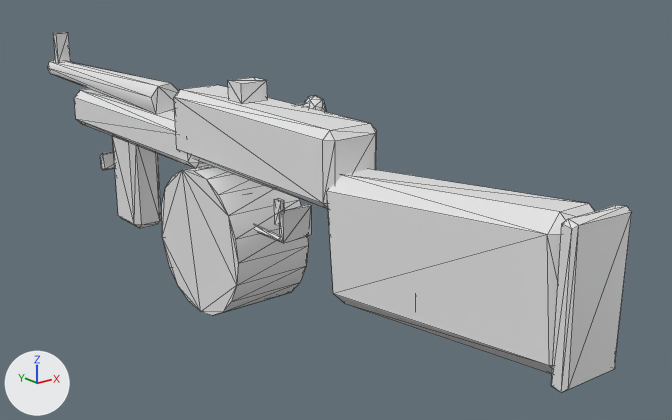
Renders of the glTF model ambush_loop/art/v2/models/thompson_lod1.glb from each side of a commit.
Camera for both pictures: a 50 mm camera at (-0.467, -0.658, 0.227) aimed at (0.08, 0.025, -0.046). The axes (+X, +Y, +Z) are drawn at lower left. The lights are the same throughout. The picture after the commit comes second. Mesh edges are drawn as thin lines. Vertices at exactly the same position are counted once.

Objects in the first picture: 'thompson_body.001'.
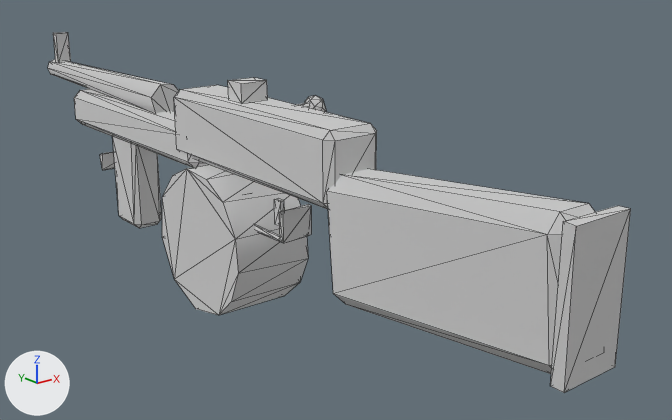
The change, as a diff of the scene's bpy script:
```diff
--- a/ambush_loop/art/v2/models/thompson_lod1.glb.py
+++ b/ambush_loop/art/v2/models/thompson_lod1.glb.py
@@ mat_v2_actor_atlas @@
+mat_v2_actor_atlas = principled_material('v2_actor_atlas')
+mat_v2_actor_atlas.base_color = (0.8, 0.8, 0.8)  # white #e7e7e7
+mat_v2_actor_atlas.metallic = 1.0
+mat_v2_actor_atlas.roughness = 1.0
@@ me_cube_253 @@
 # used by ob_thompson_body_001; location = (0.0, 0.0, 0.0)
-me_cube_253.from_pydata(...)  # 280 vertices, 488 faces; spans x -0.04..0.081, y -0.339..0.5, z -0.144..0.091
+me_cube_253.from_pydata(...)  # 246 vertices, 420 faces; spans x -0.04..0.081, y -0.337..0.5, z -0.144..0.091
+# me_cube_253 part 1: the loose piece of 8 vertices spanning x -0.002..0.002, y 0.003..0.013, z -0.041..-0.017 is copied, and the copy is scaled about its middle by (13.4, 1.01, 4.58), then moved by (0.0, -0.34, 0.027), in mat_v2_actor_atlas (white #e7e7e7); it spans x -0.027..0.027, y -0.337..-0.327, z -0.057..0.053
+# me_cube_253 part 2: the loose piece of 16 vertices spanning x -0.029..0.029, y -0.339..-0.326, z -0.059..0.055 is deleted
+# me_cube_253 part 3
+# 40 vertices are removed from x -0.04..0.08, y 0.018..0.33, z -0.144..0.061
+# 131 faces are deleted
+# 6 vertices move from x -0.04..0.04, y 0.048..0.334, z -0.13..0.063 to x -0.04..0.04, y 0.099..0.332, z -0.144..0.061
+# 18 vertices are added at x -0.04..0.079, y 0.018..0.314, z -0.144..0.063
+# 87 new faces join them
+# other edits to the shape of me_cube_253 do not show in these pictures
+me_cube_253.materials.append(mat_v2_actor_atlas)  # white #e7e7e7
```

Changed parts and their boxes [x1, y1, x2, y2] in the pictures (672 x 420 px):
'thompson_body.001', reshaped
    before: [48, 32, 632, 393]
    after: [48, 32, 631, 392]
part 1 of me_cube_253, added
    after: [550, 206, 631, 392]
part 2 of me_cube_253, deleted
    before: [551, 205, 632, 393]
part 3 of me_cube_253, cut back
    both: [50, 59, 326, 315]
